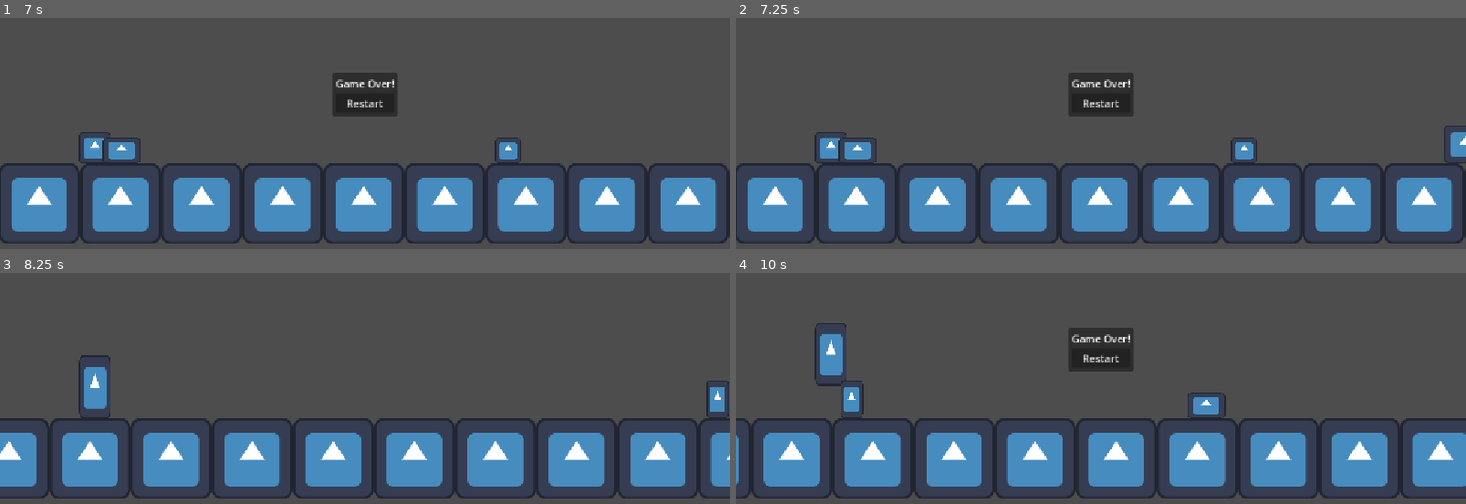
Above: before the commit, frames 1-4 (two rows, left to right).
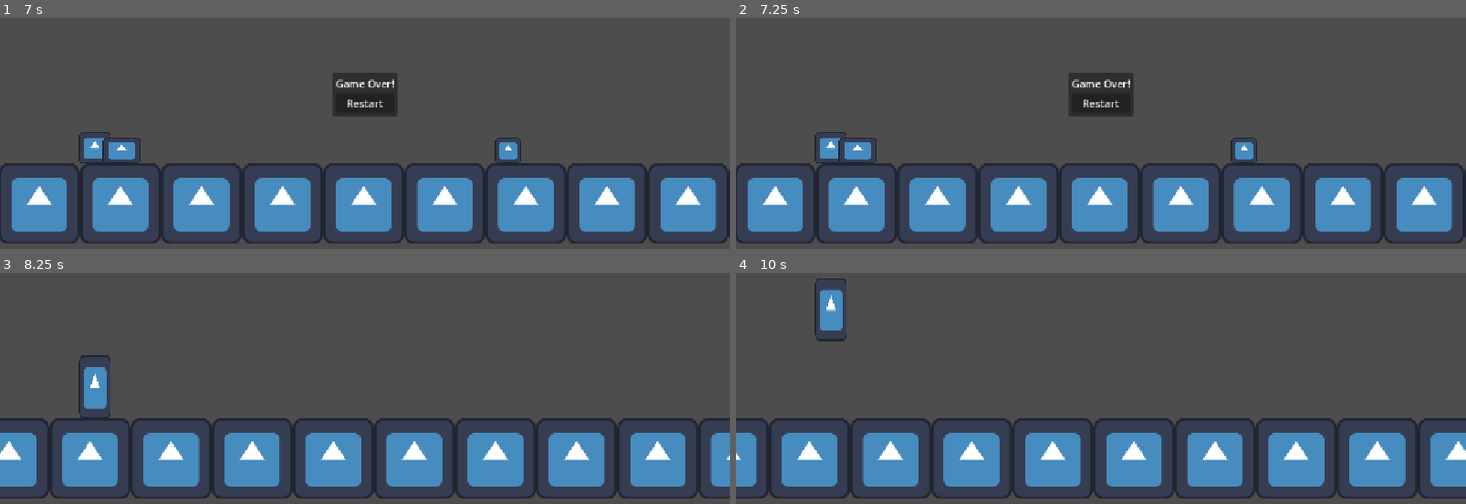
Above: after the commit, the same moments.

Repository: TheOmnipresence/GodotDemos
Game: Godot game, scene res://main.tscn
Two runs of this game, one before a commit and one after it. Both use one fixed random seed, a clock stepped at 60 frames per second and the inputs below. The engine's default icon, where the game draws it, is replaced by a stand-in: a white triangle on a blue panel in a dark square.
Inputs:
- Up to frame 1 (7 s): tap Space (jump) at 0.77, 1.52, 3.02, 3.77, 4.52, 6.02, 6.77 s; hold S (down) 2.03-2.78 s; hold S (down) 4.28-5.03 s; hold S (down) from 5.78 s (still down)
- Up to frame 2 (7.25 s): keep holding S (down)
- Up to frame 3 (8.25 s): release S (down) at 7.25 s; click "Restart" at 7.25 s
- Up to frame 4 (10 s): tap Space (jump) at 8.27, 9.77 s

Frame 1 is identical in both runs. In frame 2, 0.3% of the frame differs, in the area x 97-100%, y 46-63%; in frame 3, 0.3%; in frame 4, 18%, in the area x 0-100%, y 2-98%.

Commit message:
few edits

Diff:
--- a/main.gd
+++ b/main.gd
@@ -64,6 +64,7 @@
 func game_over() -> void:
 	lost = true
 	$GameOver.show()
+	$SpawnCactusTimer.stop()
 
 
 func reset() -> void:
@@ -72,6 +73,7 @@
 	for i in $Cacti.get_children():
 		i.queue_free()
 	$Dino.position = Vector2(150, 381)
+	$SpawnCactusTimer.start(5)
 
 
 class Cactus extends StaticBody2D:
